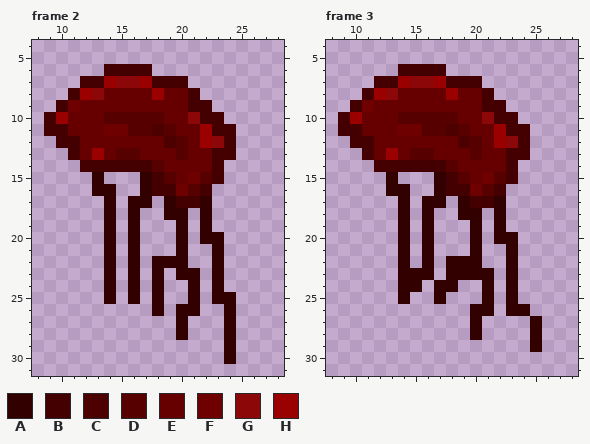
Two states of a pixel-art file, Assets/Weapons/Enemies/Brain/Brain.ase. The first picture shows the starting point.
32x32 pixels, 10 frames. Colours within 5 levels of each other are drawn and written as one. Shown: frame 2: x 8..28, y 4..31; frame 3: x 8..28, y 4..31. The commit also changed other frames, which this record leaves out.
Palette (. is transparent): A #330000  B #440000  C #4d0000  D #570000  E #660000  F #6e0000  G #8c0808  H #9a0000
Pixels before, frame 2, first column x 9:
 6 .....BBBB.......
 7 ...BBHGGHBBB....
 8 ..BHGEEEEHEEB...
 9 .BFEEEEEEEEEBB..
10 BHEEEDDDDDEEGBB.
11 BBEEEFFDDCDEEHBB
12 .BBEEEEEEECDEHGB
13 ..BEHEDDEEEDEEBB
14 ...BBBBBBDEEEEB.
15 ....A...ABDEFDB.
16 ....AA..ABBFDB..
17 .....A.AA.ABBA..
18 .....A.A..AA.A..
19 .....A.A...A.A..
20 .....A.A...A.AA.
21 .....A.A...A..A.
22 .....A.A.AAA..A.
23 .....A.A.A.AA.A.
24 .....A.A.A..A.A.
25 .....A.A.A..A.AA
26 .........A.AA..A
27 ...........A...A
28 ...........A...A
29 ...............A
30 ...............A
Pixels before, frame 3, first column x 9:
 6 .....BBBB........
 7 ...BBHGGHBBB.....
 8 ..BHGEEEEHEEB....
 9 .BFEEEEEEEEEBB...
10 BHEEEDDDDDEEGBB..
11 BBEEEFFDDCDEEHBB.
12 .BBEEEEEEECDEHGB.
13 ..BEHEDDEEEDEEBB.
14 ...BBBBBBDEEEEB..
15 ....A...ABDEFDB..
16 ....AA..ABBFDB...
17 .....A.AA.ABBA...
18 .....A.A..AA.A...
19 .....A.A...A.A...
20 .....A.A...A.AA..
21 .....A.A...A..A..
22 .....A.A.AAA..A..
23 .....AAA.AAAA.A..
24 .....AA.AA..A.A..
25 .....A..A...A.A..
26 ...........AA.AA.
27 ...........A....A
28 ...........A....A
29 ................A
The result:
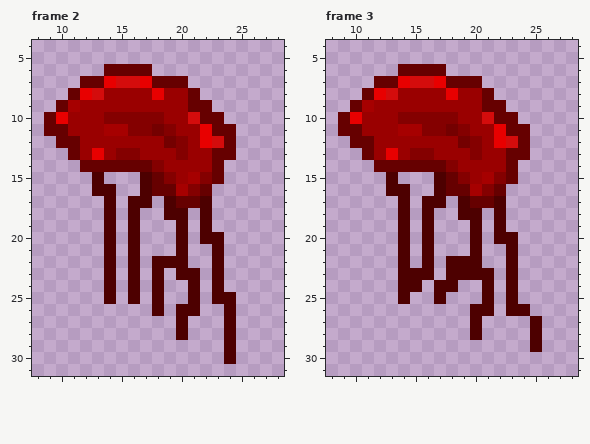
Diff:
colour A: #330000 -> #4d0000
colour B: #440000 -> #660000
colour C: #4d0000 -> #740000
colour D: #570000 -> #840000
colour E: #660000 -> #9a0000
colour F: #6e0000 -> #a60000
colour G: #8c0808 -> #d40c0c
colour H: #9a0000 -> #e80000
Pixel boxes of the changes (left, top, right, bottom) in both pictures:
changed: (44, 64, 236, 364)
changed: (338, 64, 542, 352)
